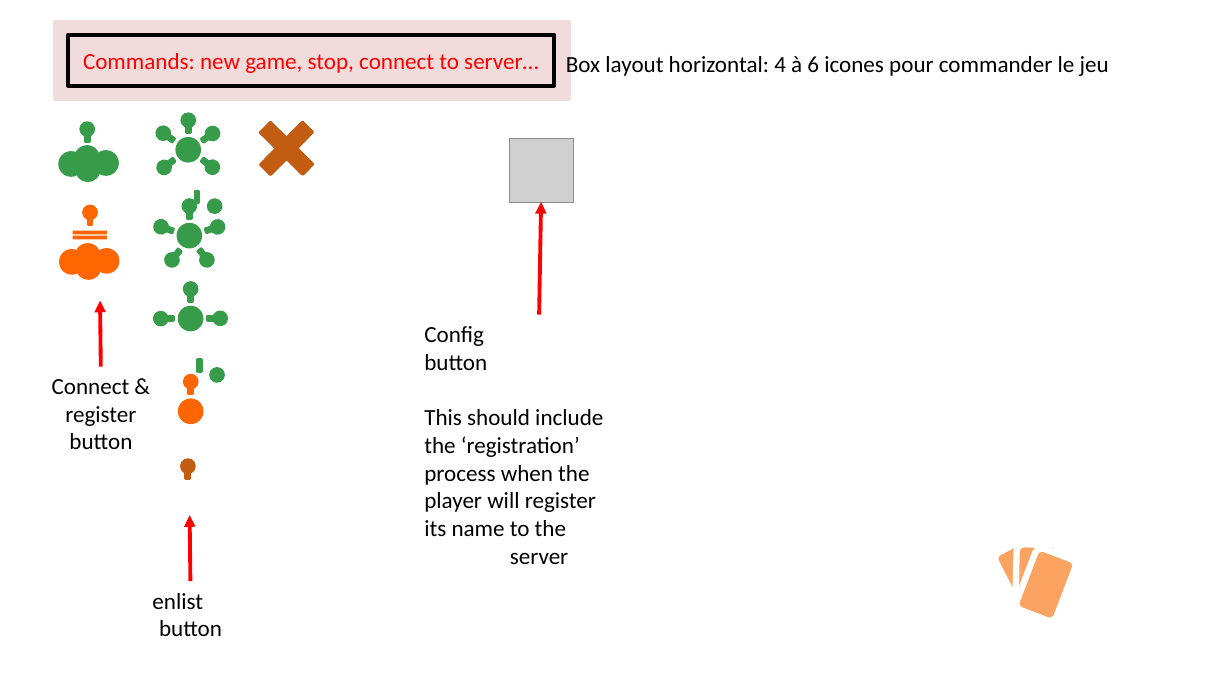
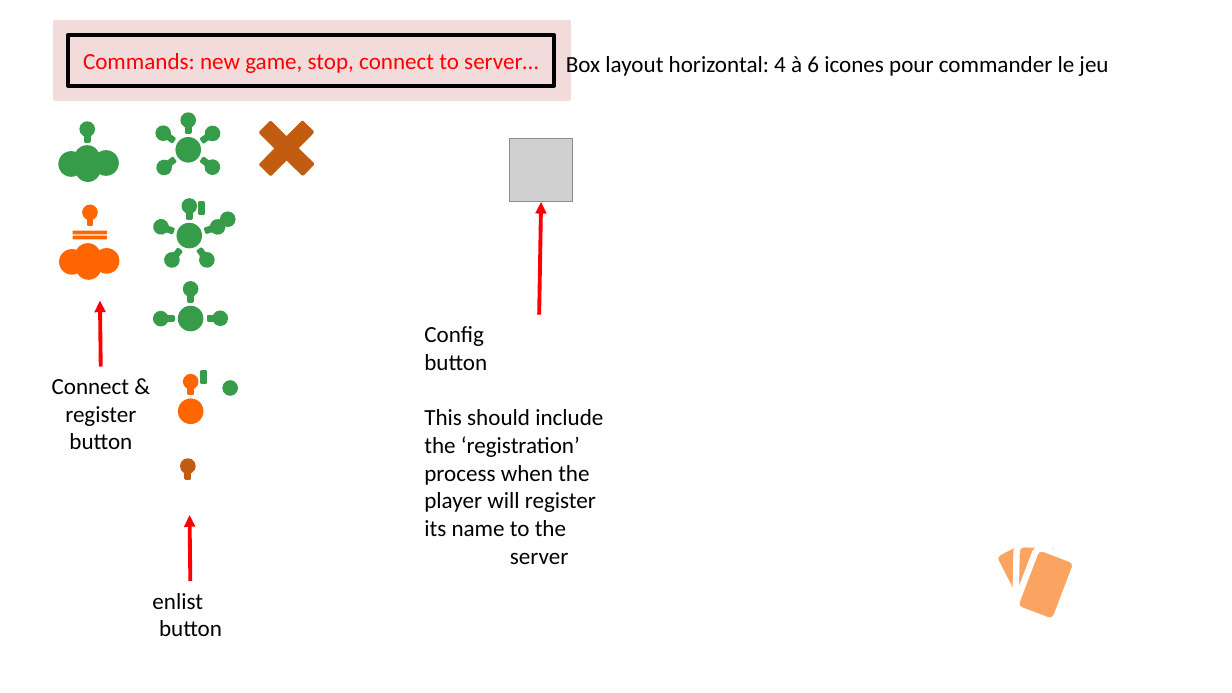
Before and after one commit to tsouche/setgame, a slide deck: slide 4 of client/Maquette et icones.pptx. Drawn at 1232x693 pixels with LibreOffice and Linux fonts; fonts in the diff are those of the drawing; grey boxes stand for pictures. Boxes give left, top, right and bottom in pixels: in the first picture for what was removed or moved away, otherwise in the second. Text is boxed around its words. In the diff, an @@ line names an element or a change of style, - is before the commit and + after.

```diff
--- a/client/Maquette et icones.pptx
+++ b/client/Maquette et icones.pptx
@@ rectangle: place and size @@
-rectangle at (195, 190, 200, 202)
+rectangle at (200, 202, 204, 214)
@@ ellipse: place and size @@
-ellipse at (208, 200, 221, 213)
+ellipse at (221, 213, 234, 226)
@@ rectangle: place and size @@
-rectangle at (198, 360, 202, 372)
+rectangle at (201, 372, 206, 384)
@@ ellipse: place and size @@
-ellipse at (211, 369, 224, 382)
+ellipse at (224, 382, 237, 395)
```
Also in this commit, not shown: 5 other slides changed, 1 other file.
